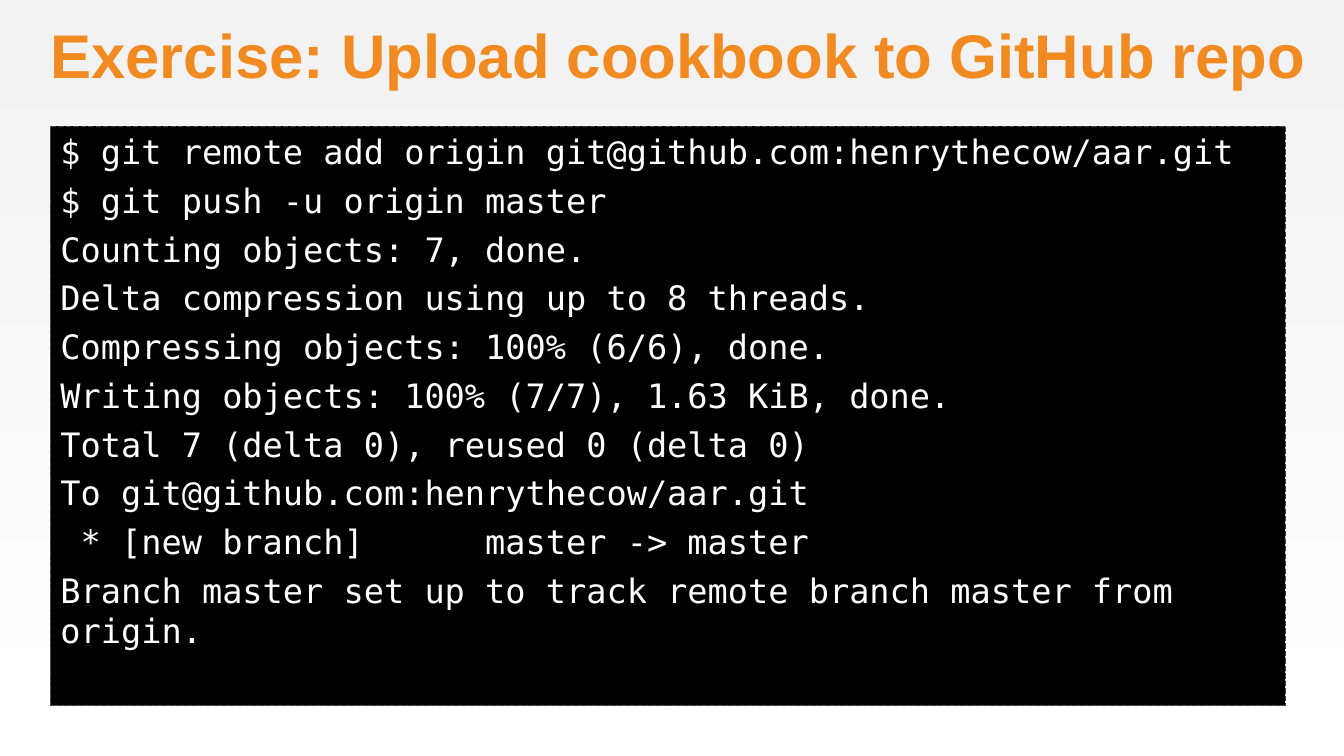
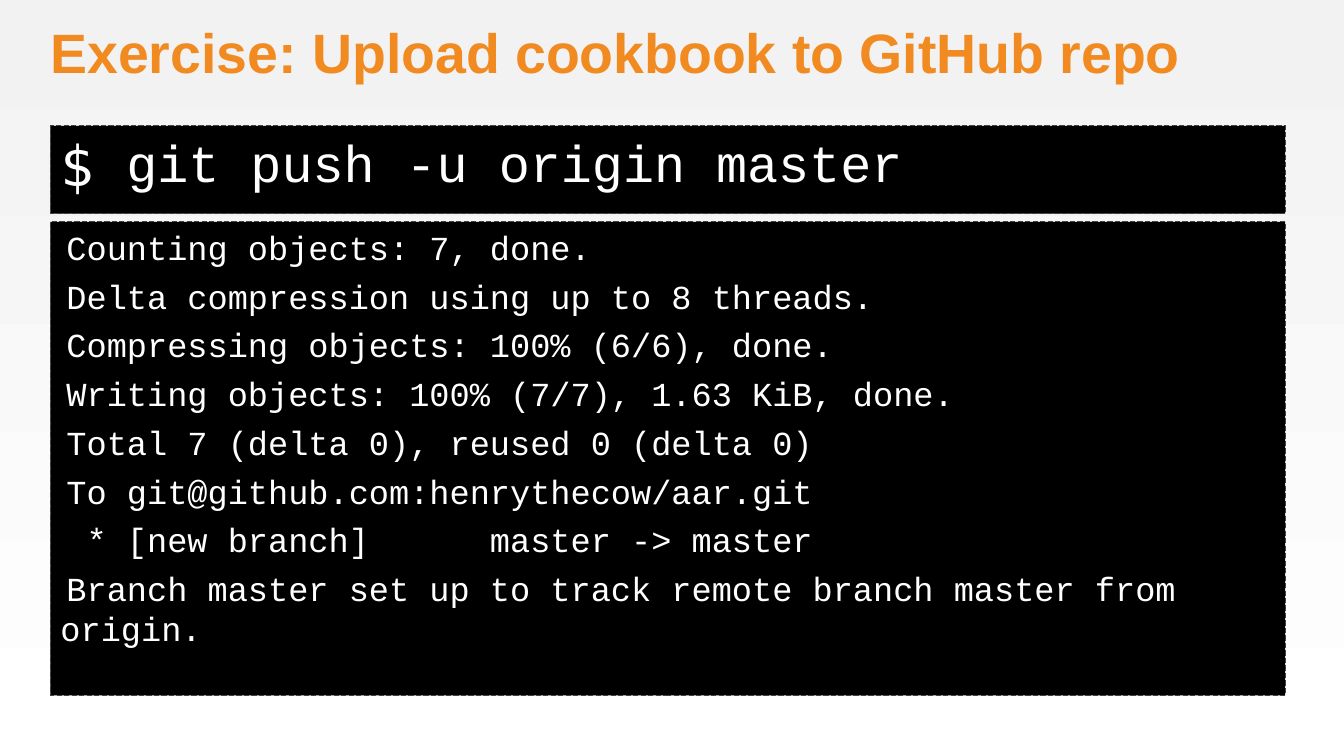
Before and after one commit to chef-training/workshops, a slide deck: slide 25 of Awesome_Appliance_Repair/AwesomeApplicanceRepair.pptx (slide 21 before the commit). Drawn at 1344x756 pixels with LibreOffice and Linux fonts; fonts in the diff are those of the drawing; background and template pictures are left out. Boxes give left, top, right and bottom in pixels: in the first picture for what was removed or moved away, otherwise in the second. Text is boxed around its words. In the diff, an @@ line names an element or a change of style, - is before the commit and + after.

Commit message:
Update the command slides
* Change font and layout
* Break up the multi-step slides into multiple slides

```diff
--- a/Awesome_Appliance_Repair/AwesomeApplicanceRepair.pptx
+++ b/Awesome_Appliance_Repair/AwesomeApplicanceRepair.pptx
@@ title "Exercise: Upload cookbook to GitHub ..." at [50,33,1180,83]: size 44 to 39.6 pt @@
@@ rectangle added at [50,126,1286,214], fill #000000, outline #3E4346 0.75 pt dashed, 40 pt, text #FFFFFF @@
+$
@@ text at [101,138,1234,220]: paragraphs removed @@
-$ git remote add origin git@github.com:henrythecow/aar.git
-$ git push -u origin master
@@ text added at [126,144,902,193], 37 pt, text #FFFFFF @@
+git push -u origin master
@@ text "Counting objects: 7, done.": place and size @@
-text "Counting objects: 7, done." at [50,126,1286,706]
+text "Counting objects: 7, done." at [50,222,1286,696]
@@ text "Counting objects: 7, done." at [50,222,1286,696]: font DejaVu Sans Mono to Courier New; indent changed @@
```
Also in this commit, not shown: 16 other slides changed, 7 slides added, 1 other file.
